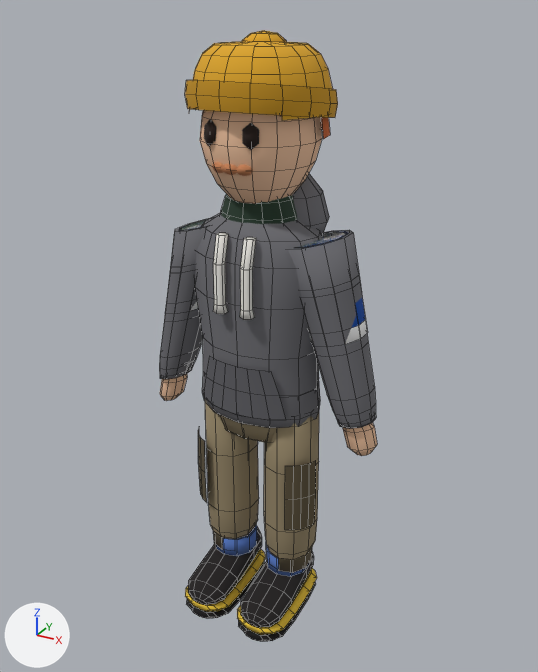
An edit to the Blender file art/avatar-builder/base/base.blend, drawn before and after from the same camera.
Rendered twice from a camera (50 mm lens) standing at (0.518, -0.914, 0.945) and looking at (0.008, 0.013, 0.482). Every picture has the same lights, and +X, +Y and +Z are marked at lower left. The first picture is the older version. Mesh edges are drawn as thin lines on the coarser meshes.

The first picture shows 'beanie', 'body', 'cargo', 'face', 'hoodie', 'jeans', 'shoes', 'sweater' and 3 more.
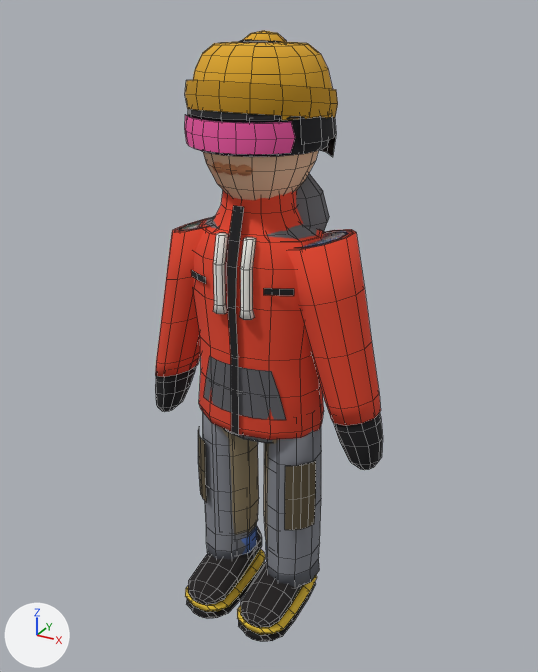
Location of each change, (x1, y1, x2, y2) in pixels of the pictures (538 x 672 px):
'skiShell', added
    after: (155, 190, 383, 470)
    faces in mat_ski_shell (red #e5452b): (155, 190, 381, 440)
    faces in mat_ski_black (black #1b1a1d): (155, 206, 383, 470)
'skiPants', added
    after: (203, 413, 321, 588)
    faces in mat_ski_pants (grey #80838b): (203, 413, 321, 576)
    faces in mat_ski_pants_dark (dark grey #5f626a): (206, 542, 319, 588)
'helmet', added
    after: (185, 40, 336, 157)
    faces in mat_goggle_lens (pink #f25aa6): (185, 114, 295, 154)
    faces in mat_helmet (black #1f1f23): (187, 40, 336, 157)
'hoodie', unchanged, covered by the edit
    before: (159, 174, 376, 429)
    after: (175, 174, 352, 420)
'cargo', unchanged, covered by the edit
    before: (198, 400, 319, 573)
    after: (198, 426, 316, 544)
'body', unchanged, covered by the edit
    before: (160, 110, 377, 456)
    after: (203, 151, 318, 200)
'sweater', unchanged, covered by the edit
    before: (180, 194, 338, 248)
    after: (180, 221, 337, 247)

Edits to the bpy script that builds the scene:
```text
Add mat_goggle_lens:
    mat_goggle_lens = principled_material('goggle-lens')
    mat_goggle_lens.base_color = (0.888, 0.102, 0.381)  # pink #f25aa6
    mat_goggle_lens.roughness = 1.0
Add mat_helmet:
    mat_helmet = principled_material('helmet')
    mat_helmet.base_color = (0.0137, 0.0137, 0.0168)  # black #1f1f23
    mat_helmet.roughness = 1.0
Add mat_ski_pants:
    mat_ski_pants = principled_material('ski-pants')
    mat_ski_pants.base_color = (0.216, 0.227, 0.258)  # grey #80838b
    mat_ski_pants.roughness = 1.0
Add mat_ski_pants_dark:
    mat_ski_pants_dark = principled_material('ski-pants-dark')
    mat_ski_pants_dark.base_color = (0.114, 0.122, 0.144)  # dark grey #5f626a
    mat_ski_pants_dark.roughness = 1.0
Add mat_ski_shell:
    mat_ski_shell = principled_material('ski-shell')
    mat_ski_shell.base_color = (0.784, 0.0595, 0.0242)  # red #e5452b
    mat_ski_shell.roughness = 1.0
Add mat_ski_black:
    mat_ski_black = principled_material('ski-black')
    mat_ski_black.base_color = (0.011, 0.0103, 0.0123)  # black #1b1a1d
    mat_ski_black.roughness = 1.0
Add me_helmet:
    me_helmet.from_pydata(...)  # 170 vertices, 140 faces; spans x -0.1..0.1, y -0.105..0.114, z 0.755..0.911
    me_helmet.polygons.foreach_set('use_smooth', [True] * 140)
    # faces by material slot: [124, 16]
    me_helmet.materials.append(mat_helmet)  # black #1f1f23
    me_helmet.materials.append(mat_goggle_lens)  # pink #f25aa6
Add me_skipants:
    me_skipants.from_pydata(...)  # 156 vertices, 130 faces; spans x -0.104..0.104, y -0.064..0.064, z 0.058..0.43
    me_skipants.polygons.foreach_set('use_smooth', [True] * 130)
    # faces by material slot: [108, 22]
    me_skipants.materials.append(mat_ski_pants)  # grey #80838b
    me_skipants.materials.append(mat_ski_pants_dark)  # dark grey #5f626a
Add me_skishell:
    me_skishell.from_pydata(...)  # 344 vertices, 286 faces; spans x -0.205..0.205, y -0.081..0.076, z 0.304..0.728
    me_skishell.polygons.foreach_set('use_smooth', [True] * 286)
    # faces by material slot: [193, 93]
    me_skishell.materials.append(mat_ski_shell)  # red #e5452b
    me_skishell.materials.append(mat_ski_black)  # black #1b1a1d
Add ob_helmet:
    ob_helmet = bpy.data.objects.new('helmet', me_helmet)
    ob_helmet.location = (0.0, 0.0, 0.0)
Add ob_skipants:
    ob_skipants = bpy.data.objects.new('skiPants', me_skipants)
    ob_skipants.location = (0.0, 0.0, 0.0)
Add ob_skishell:
    ob_skishell = bpy.data.objects.new('skiShell', me_skishell)
    ob_skishell.location = (0.0, 0.0, 0.0)
```
